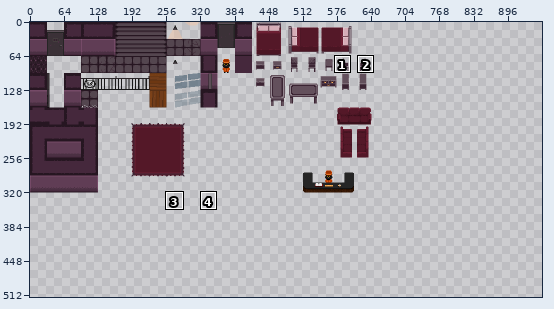
Two states of a sprite sheet, assets/Lobby_Tiles.png. The first picture is a wide view before the edit; the outline marks the close-up.
Close-up. The starting point:
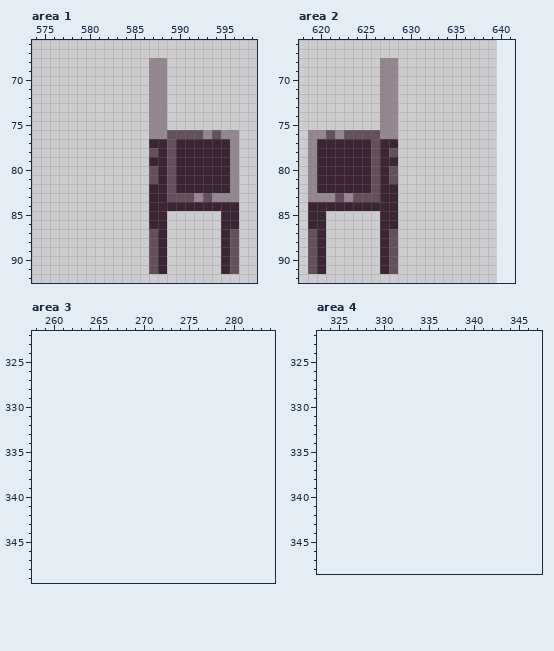
The file is 640x320 pixels. Colours within 5 levels of each other are drawn and written as one. Shown: area 1: x 574..598, y 66..92; area 2: x 618..641, y 66..92; area 3: x 258..284, y 322..349; area 4: x 323..347, y 322..348. The old version is drawn lined up with the new one, on the new canvas. The wide view leaves out empty margins. The commit also changed other parts of the picture, which this record leaves out.
And afterwards:
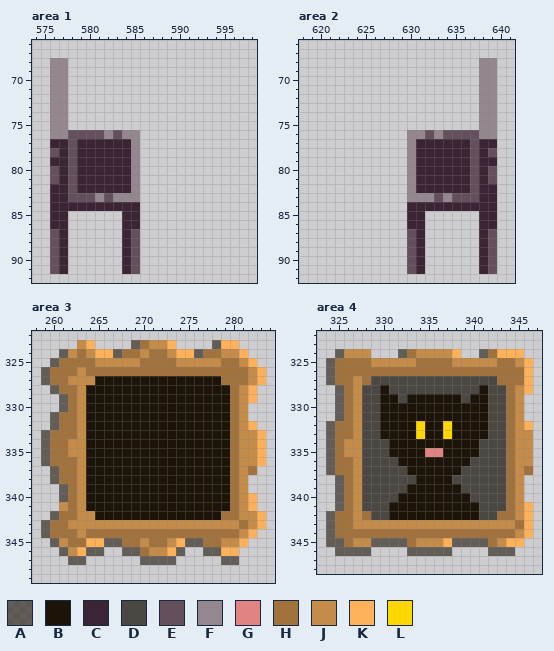
Palette (. is transparent): A #1d14099b  B #1d1409  C #3b2433  D #4b4843  E #63505c  F #948790  G #e28383  H #a2723c  J #c58b49  K #ffb159  L #ffd700
Diff:
canvas 640x320 -> 960x640
Changed rows in their new state; - is an unchanged pixel.
Area 1:
first column x 576:
68 FF---------..--------
69 FF---------..--------
70 FF---------..--------
71 FF---------..--------
72 FF---------..--------
73 FF---------..--------
74 FF---------..--------
75 FF---------..--------
76 FFEEEEFEFF-..........
77 CCECCCCCCF-..........
78 ECECCCCCCF-..........
79 CCECCCCCCF-..........
80 ECECCCCCCF-..........
81 ECECCCCCCF-..........
82 CCECCCCCCF-..........
83 CCEEEFEFFF-..........
84 CCCCCCCCCC-..........
85 CC------CC-..------..
86 CC------CC-..------..
87 EC------CE-..------..
88 EC------CE-..------..
89 EC------CE-..------..
90 EC------CE-..------..
91 EC------CE-..------..
Area 2:
first column x 619:
68 --------..---------FF
69 --------..---------FF
70 --------..---------FF
71 --------..---------FF
72 --------..---------FF
73 --------..---------FF
74 --------..---------FF
75 --------..---------FF
76 ..........-FFEFEEEEFF
77 ..........-FCCCCCCECC
78 ..........-FCCCCCCECE
79 ..........-FCCCCCCECC
80 ..........-FCCCCCCECE
81 ..........-FCCCCCCECE
82 ..........-FCCCCCCECC
83 ..........-FFFEFEEECC
84 ..........-CCCCCCCCCC
85 ..------..-CC------CC
86 ..------..-CC------CC
87 ..------..-EC------CE
88 ..------..-EC------CE
89 ..------..-EC------CE
90 ..------..-EC------CE
91 ..------..-EC------CE
Area 3:
first column x 259:
323 ----JK----AHJJK----AKK---
324 --AJHJKKAHHJHHJKKAHHJJK--
325 -AHHHHJJJJJHHHHJJJJJHHJK-
326 AHHHJHHHHHHHHHHHHHHHHHHJK
327 AHHJJJBBBBBBBBBBBBBBHHHJK
328 -AHHJBBBBBBBBBBBBBBBBHJK-
329 --AHJBBBBBBBBBBBBBBBBHJK-
330 --AHJBBBBBBBBBBBBBBBBHJ--
331 -AHHJBBBBBBBBBBBBBBBBHJ--
332 -AHHJBBBBBBBBBBBBBBBBHJK-
333 AHHHJBBBBBBBBBBBBBBBBHJJK
334 AHHJJBBBBBBBBBBBBBBBBHJJK
335 AHHJJBBBBBBBBBBBBBBBBHJJK
336 AHHHJBBBBBBBBBBBBBBBBHJJK
337 -AHHJBBBBBBBBBBBBBBBBHJH-
338 -AHHJBBBBBBBBBBBBBBBBHJ--
339 --AHJBBBBBBBBBBBBBBBBHJ--
340 --AHJBBBBBBBBBBBBBBBBHJK-
341 --JHJBBBBBBBBBBBBBBBBHJK-
342 -AHHJJBBBBBBBBBBBBBBHHJJK
343 AHHJJJJJJJJJJJJJJJJJJJHJK
344 AHHHJHHHHHHHHHHHHHHHHHJK-
345 -AJHHKKAAHHJHHJKAAHHJJK--
346 --AJKAA--AAHJJKA--AAKK---
347 ---AA------AAAA-----AA---
Area 4:
first column x 324:
324 -AJJJ---AHJJJJK--AHKKK-
325 AHHHHJJJJJHHHHJJJJJHHJK
326 AHHHHHHHHHHHHHHHHHHHHHK
327 AHHJHDDDDDDDDDDDDDDHHHK
328 -AHJDDBDDDDDDDDDDBDDHJK
329 -AHJDDBBDBBBBBBDBBDDHJ-
330 -AHJDDBBBBBBBBBBBBDDHJ-
331 -AHJDDBBBBBBBBBBBBDDHJ-
332 AHHJDDBBBBLBBLBBBBDDHJK
333 AHHJDDBBBBLBBLBBBBDDHJJ
334 AHJJDDDBBBBBBBBBBDDDHJJ
335 AHJJDDDBBBBGGBBBBDDDHJJ
336 AHHJDDDDBBBBBBBBDDDDHJJ
337 AHHJDDDDDBBBBBBDDDDDHJH
338 -AHJDDDDDDBBBBDDDDDDHJ-
339 -AHJDDDDDBBBBBBDDDDDHJ-
340 -AHJDDDDBBBBBBBBDDDDHJ-
341 -AHJDDDBBBBBBBBBBDDDHJK
342 AHHJHDDBBBBBBBBBBDDHHJK
343 AHHJJJJJJJJJJJJJJJJJJHK
344 AHHHHHHHHHHHHHHHHHHHHJK
345 AAHJJAAAAHJJJKAAAAHJKK-
346 -AAAA----AAAAA----AAA--
